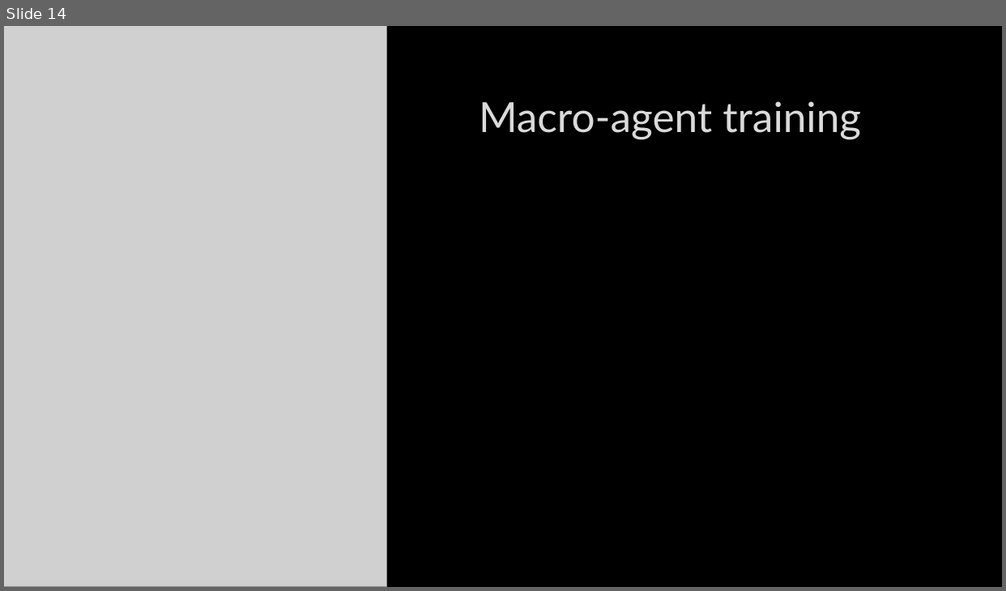
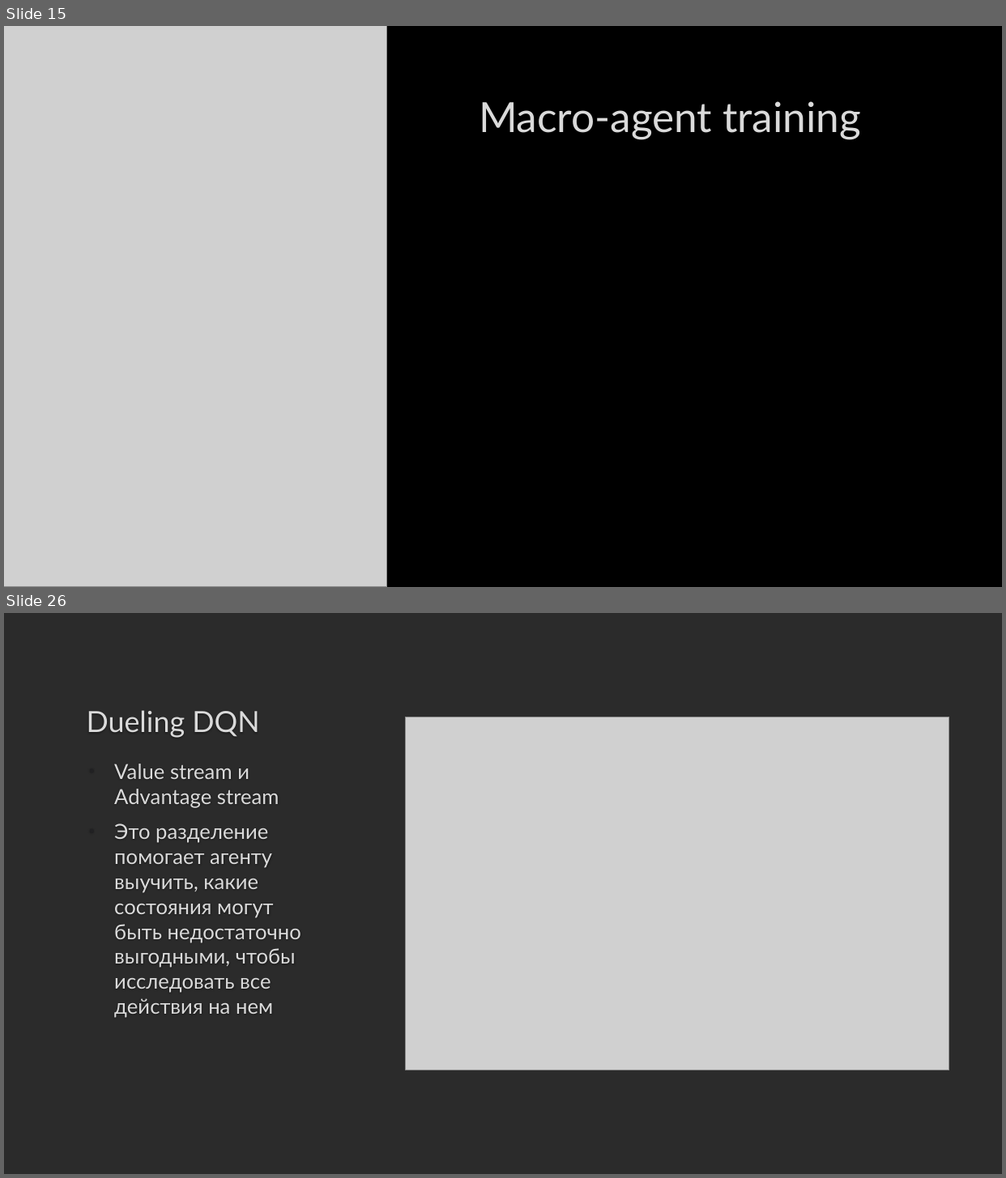
Before and after one commit to Zhekuson/Findan, a slide deck: MA_RL_OMM/presentation.pptx. Shown one above the other, each under a label of ours: slide 14 before the commit, slides 15 and 26 after it; the slides between them are not shown. The pictures are 1006x591 and 1006x1178 pixels, drawn with LibreOffice and Linux fonts; fonts in the diff are those of the drawing; grey boxes stand for pictures; background and template pictures are left out; a plain dark background stands for a picture behind light text. Boxes give left, top, right and bottom in pixels: in the first picture for what was removed or moved away, otherwise in the second. Text is boxed around its words. In the diff, an @@ line names an element or a change of style, - is before the commit and + after.

Commit message:
final presentation

```diff
--- a/MA_RL_OMM/presentation.pptx
+++ b/MA_RL_OMM/presentation.pptx
@@ slide 26 added at (x1=4, y1=613, x2=1002, y2=1174), background picture (left out) @@
@@ title added at (x1=87, y1=710, x2=259, y2=738), 28 pt, text #DADADA @@
+Dueling DQN
@@ picture added at (x1=406, y1=717, x2=949, y2=1071) @@
@@ text added at (x1=114, y1=764, x2=301, y2=1018), 20 pt, text #DADADA @@
+• Value stream и Advantage stream
+• Это разделение помогает агенту выучить, какие состояния могут быть недостаточно выгодными, чтобы исследовать все действия на нем
@@ what was slide 14 is now slide 15 @@
```
Also in this commit, not shown: 1 slide changed, 18 other slides added, 2 slides removed.
